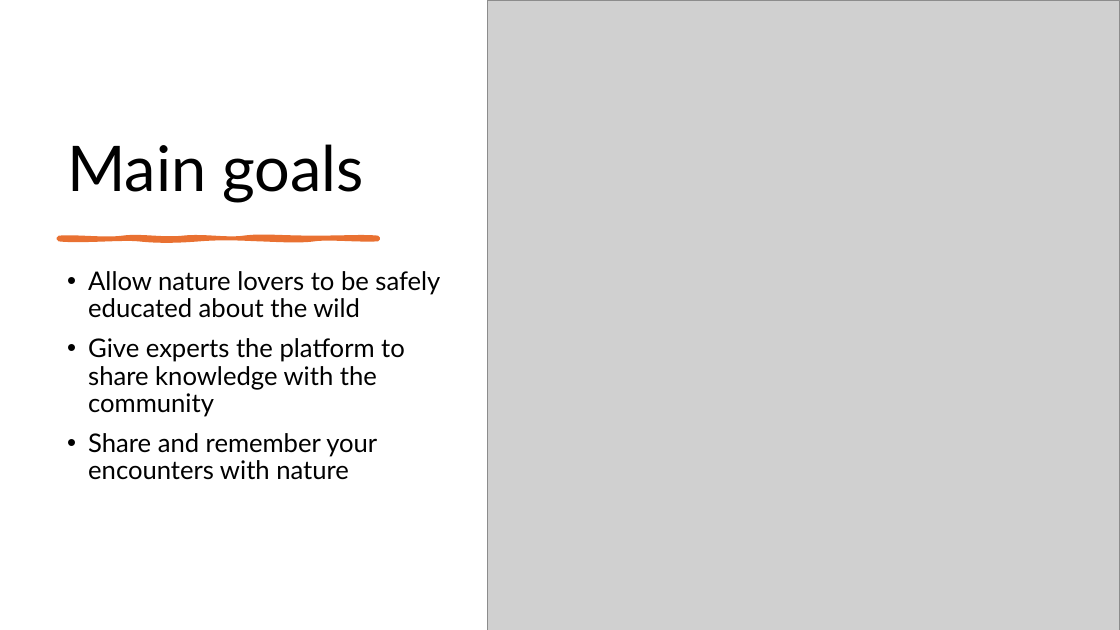
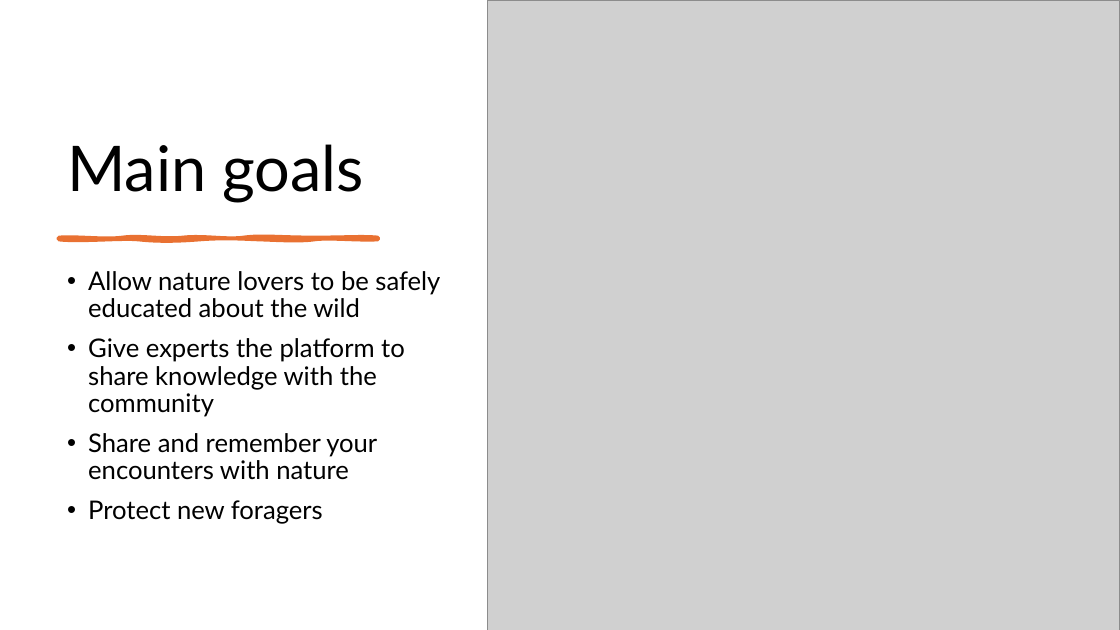
Before and after one commit to ChenDahan13/PlantDetect, a slide deck: slide 2 of Plant-_detect_2.pptx. Drawn at 1120x630 pixels with LibreOffice and Linux fonts; fonts in the diff are those of the drawing; grey boxes stand for pictures. Boxes give left, top, right and bottom in pixels: in the first picture for what was removed or moved away, otherwise in the second. Text is boxed around its words. In the diff, an @@ line names an element or a change of style, - is before the commit and + after.

```diff
--- a/Plant-_detect_2.pptx
+++ b/Plant-_detect_2.pptx
@@ text at [88,500,323,524]: paragraph added @@
+• Protect new foragers
```
Also in this commit, not shown: 3 other slides changed.
